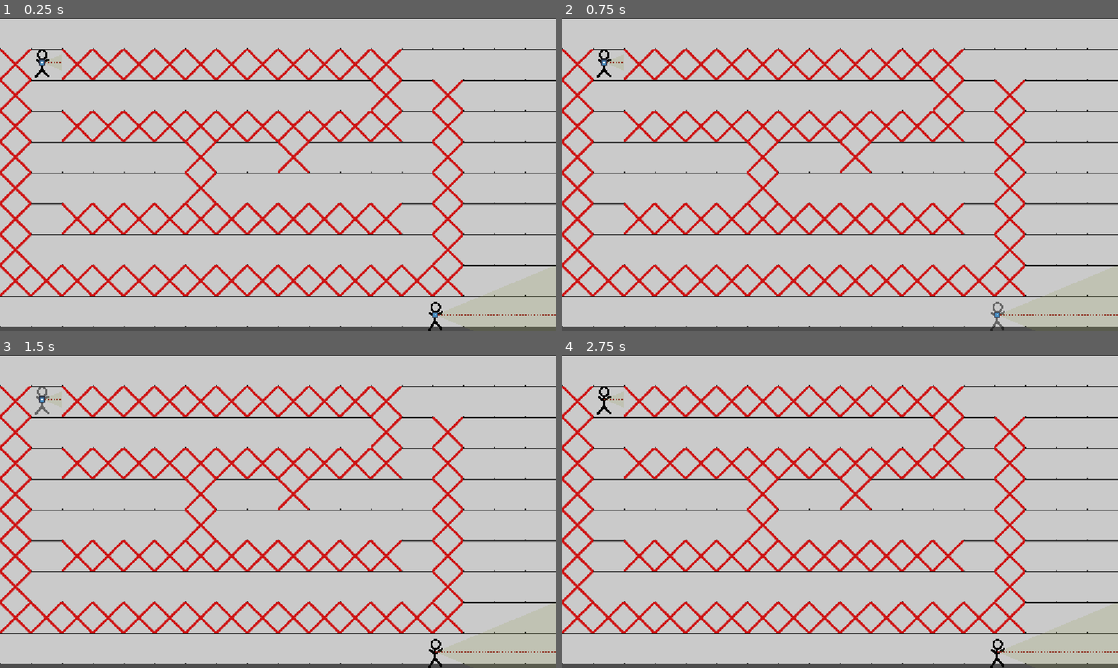
Above: before the commit, frames 1-4 (two rows, left to right).
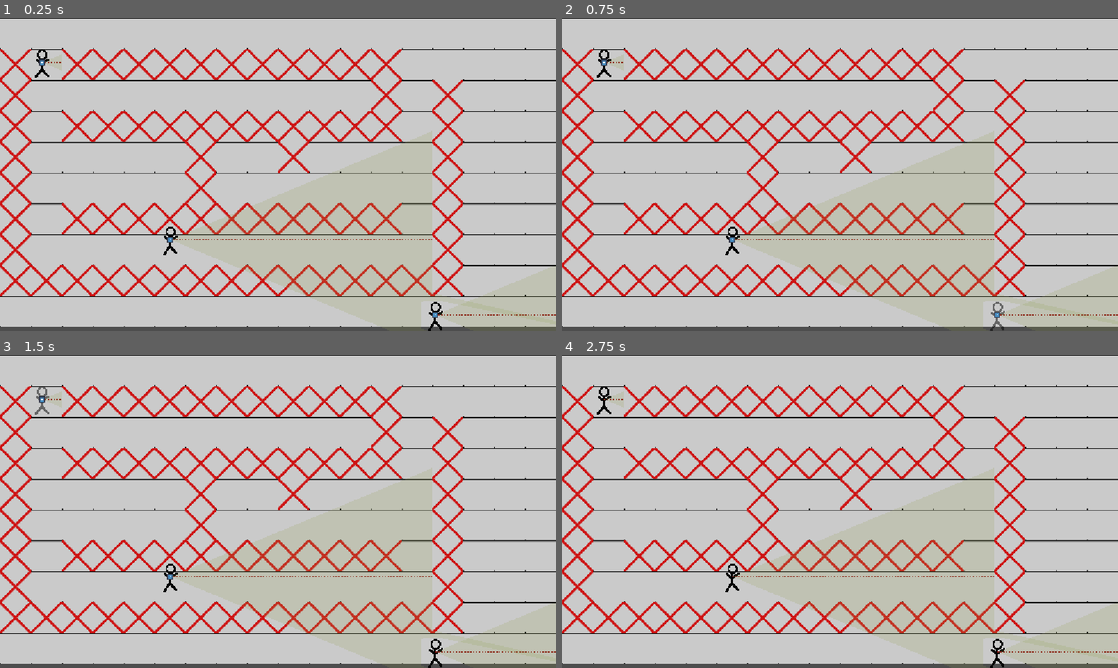
Above: after the commit, the same moments.

Repository: NevenIlincic/Tactical_Move
Game: Godot game, scene res://Scenes/Test_Scene.tscn
Two runs of this game, one before a commit and one after it. Both use one fixed random seed, a clock stepped at 60 frames per second and the inputs below. The engine's default icon, where the game draws it, is replaced by a stand-in: a white triangle on a blue panel in a dark square.
Inputs (mouse positions are in pixels of both pictures, inside the frame that each line leads up to):
- Up to frame 1 (0.25 s): no input
- Up to frame 2 (0.75 s): tap Enter at 0.5 s; move the mouse to (995, 315) at 0.52 s; press the mouse at (995, 315) at 0.53 s
- Up to frame 3 (1.5 s): tap W (reset_look_at_path) at 1.25 s; move the mouse to (44, 398) at 1.27 s; release the mouse at (44, 398) at 1.28 s; click (44, 398) at 1.35 s
- Up to frame 4 (2.75 s): tap Q (reset_path) at 2 s; move the mouse to (895, 442) at 2.02 s; press the mouse at (895, 442) at 2.03 s; tap Space (move_confirm) at 2.1 s

The runs differ from the first frame. In frame 1, 1.3% of the frame differs, in the area x 29-81%, y 49-90%; in frame 2, 1.3%; in frame 3, 1.3%; in frame 4, 1.3%.

Commit message:
[ADD] Stat modifier pattern

Diff:
--- /dev/null
+++ b/Resources/Player_Stats/Medic_Stats.tres
@@ -0,0 +1,26 @@
+[gd_resource type="Resource" script_class="PlayerStats" format=3 uid="uid://ce0ee2xlg1js5"]
+
+[ext_resource type="Script" uid="uid://cp4iog725gtuq" path="res://Scripts/Player/player_stats.gd" id="1_m4nbd"]
+[ext_resource type="Script" uid="uid://bencr8mnns7ut" path="res://Scripts/Patterns/Stat/stat.gd" id="2_xq73l"]
+
+[sub_resource type="Resource" id="Resource_stuxa"]
+script = ExtResource("2_xq73l")
+base_value = 1000.0
+metadata/_custom_type_script = "uid://bencr8mnns7ut"
+
+[sub_resource type="Resource" id="Resource_ae2e2"]
+script = ExtResource("2_xq73l")
+base_value = 0.5
+metadata/_custom_type_script = "uid://bencr8mnns7ut"
+
+[sub_resource type="Resource" id="Resource_argnq"]
+script = ExtResource("2_xq73l")
+base_value = 350.0
+metadata/_custom_type_script = "uid://bencr8mnns7ut"
+
+[resource]
+script = ExtResource("1_m4nbd")
+speed = SubResource("Resource_argnq")
+reaction_time = SubResource("Resource_ae2e2")
+max_travel_distance = SubResource("Resource_stuxa")
+metadata/_custom_type_script = "uid://cp4iog725gtuq"
--- /dev/null
+++ b/Resources/Player_Stats/Regular_Soldier_Stats.tres
@@ -0,0 +1,26 @@
+[gd_resource type="Resource" script_class="PlayerStats" format=3 uid="uid://bqytja2sqng4q"]
+
+[ext_resource type="Script" uid="uid://cp4iog725gtuq" path="res://Scripts/Player/player_stats.gd" id="1_81ppm"]
+[ext_resource type="Script" uid="uid://bencr8mnns7ut" path="res://Scripts/Patterns/Stat/stat.gd" id="1_sf78t"]
+
+[sub_resource type="Resource" id="Resource_stuxa"]
+script = ExtResource("1_sf78t")
+base_value = 1000.0
+metadata/_custom_type_script = "uid://bencr8mnns7ut"
+
+[sub_resource type="Resource" id="Resource_ae2e2"]
+script = ExtResource("1_sf78t")
+base_value = 0.25
+metadata/_custom_type_script = "uid://bencr8mnns7ut"
+
+[sub_resource type="Resource" id="Resource_xq73l"]
+script = ExtResource("1_sf78t")
+base_value = 250.0
+metadata/_custom_type_script = "uid://bencr8mnns7ut"
+
+[resource]
+script = ExtResource("1_81ppm")
+speed = SubResource("Resource_xq73l")
+reaction_time = SubResource("Resource_ae2e2")
+max_travel_distance = SubResource("Resource_stuxa")
+metadata/_custom_type_script = "uid://cp4iog725gtuq"
--- /dev/null
+++ b/Resources/Weapon_Stats/Pistol_Stats.tres
@@ -0,0 +1,37 @@
+[gd_resource type="Resource" script_class="WeaponStats" format=3 uid="uid://ddj6vd6by3aw5"]
+
+[ext_resource type="Script" uid="uid://bencr8mnns7ut" path="res://Scripts/Patterns/Stat/stat.gd" id="1_eih0w"]
+[ext_resource type="Script" uid="uid://dh5netn8c2b4e" path="res://Scripts/Weapon/weapon_stats.gd" id="1_gr8ws"]
+
+[sub_resource type="Resource" id="Resource_mykrp"]
+script = ExtResource("1_eih0w")
+base_value = 3.0
+metadata/_custom_type_script = "uid://bencr8mnns7ut"
+
+[sub_resource type="Resource" id="Resource_sr62i"]
+script = ExtResource("1_eih0w")
+base_value = 10.0
+metadata/_custom_type_script = "uid://bencr8mnns7ut"
+
+[sub_resource type="Resource" id="Resource_jre2x"]
+script = ExtResource("1_eih0w")
+base_value = 1.0
+metadata/_custom_type_script = "uid://bencr8mnns7ut"
+
+[sub_resource type="Resource" id="Resource_tg3ak"]
+script = ExtResource("1_eih0w")
+metadata/_custom_type_script = "uid://bencr8mnns7ut"
+
+[sub_resource type="Resource" id="Resource_eih0w"]
+script = ExtResource("1_eih0w")
+base_value = 3.0
+metadata/_custom_type_script = "uid://bencr8mnns7ut"
+
+[resource]
+script = ExtResource("1_gr8ws")
+current_ammo = SubResource("Resource_mykrp")
+max_ammo_capacity = SubResource("Resource_eih0w")
+fire_rate = SubResource("Resource_jre2x")
+damage = SubResource("Resource_sr62i")
+hit_chance = SubResource("Resource_tg3ak")
+metadata/_custom_type_script = "uid://dh5netn8c2b4e"
--- /dev/null
+++ b/Resources/Weapon_Stats/m4a1_Rifle_Stats.tres
@@ -0,0 +1,37 @@
+[gd_resource type="Resource" script_class="WeaponStats" format=3 uid="uid://ttdsvtwhyg75"]
+
+[ext_resource type="Script" uid="uid://bencr8mnns7ut" path="res://Scripts/Patterns/Stat/stat.gd" id="1_gmncr"]
+[ext_resource type="Script" uid="uid://dh5netn8c2b4e" path="res://Scripts/Weapon/weapon_stats.gd" id="1_vr6nr"]
+
+[sub_resource type="Resource" id="Resource_eih0w"]
+script = ExtResource("1_gmncr")
+base_value = 10.0
+metadata/_custom_type_script = "uid://bencr8mnns7ut"
+
+[sub_resource type="Resource" id="Resource_tg3ak"]
+script = ExtResource("1_gmncr")
+base_value = 20.0
+metadata/_custom_type_script = "uid://bencr8mnns7ut"
+
+[sub_resource type="Resource" id="Resource_sr62i"]
+script = ExtResource("1_gmncr")
+base_value = 3.0
+metadata/_custom_type_script = "uid://bencr8mnns7ut"
+
+[sub_resource type="Resource" id="Resource_woesj"]
+script = ExtResource("1_gmncr")
+metadata/_custom_type_script = "uid://bencr8mnns7ut"
+
+[sub_resource type="Resource" id="Resource_jre2x"]
+script = ExtResource("1_gmncr")
+base_value = 10.0
+metadata/_custom_type_script = "uid://bencr8mnns7ut"
+
+[resource]
+script = ExtResource("1_vr6nr")
+current_ammo = SubResource("Resource_eih0w")
+max_ammo_capacity = SubResource("Resource_jre2x")
+fire_rate = SubResource("Resource_sr62i")
+damage = SubResource("Resource_tg3ak")
+hit_chance = SubResource("Resource_woesj")
+metadata/_custom_type_script = "uid://dh5netn8c2b4e"
--- a/Scenes/Test_Scene.tscn
+++ b/Scenes/Test_Scene.tscn
@@ -7,6 +7,11 @@
 [ext_resource type="PackedScene" uid="uid://y3pndfcq1kxo" path="res://Scenes/Enemy/Enemy.tscn" id="5_svcn8"]
 [ext_resource type="Script" uid="uid://cubw4ogrqm6po" path="res://Scripts/Weapon/weapon.gd" id="6_mykrp"]
 [ext_resource type="Script" uid="uid://bqnc1ha42r85" path="res://Scripts/Weapon/pistol.gd" id="7_88mxo"]
+[ext_resource type="Script" uid="uid://bmr38t2grjqqv" path="res://Scripts/Weapon/m4a1_rifle.gd" id="7_ltieu"]
+[ext_resource type="Resource" uid="uid://ddj6vd6by3aw5" path="res://Resources/Weapon_Stats/Pistol_Stats.tres" id="8_argnq"]
+[ext_resource type="Resource" uid="uid://ttdsvtwhyg75" path="res://Resources/Weapon_Stats/m4a1_Rifle_Stats.tres" id="8_yn6en"]
+[ext_resource type="Resource" uid="uid://bqytja2sqng4q" path="res://Resources/Player_Stats/Regular_Soldier_Stats.tres" id="9_88mxo"]
+[ext_resource type="Resource" uid="uid://ce0ee2xlg1js5" path="res://Resources/Player_Stats/Medic_Stats.tres" id="12_yn6en"]
 
 [sub_resource type="TileSetAtlasSource" id="TileSetAtlasSource_10mtb"]
 texture = ExtResource("2_mwjvy")
@@ -38,20 +43,19 @@
 [sub_resource type="RectangleShape2D" id="RectangleShape2D_fhwqp"]
 size = Vector2(64, 192)
 
-[sub_resource type="Resource" id="Resource_mykrp"]
-script = ExtResource("7_88mxo")
-current_ammo = 3
-max_ammo_capacity = 3
-fire_rate = 1.0
-damage = 10.0
-metadata/_custom_type_script = "uid://bqnc1ha42r85"
+[sub_resource type="Resource" id="Resource_88mxo"]
+script = ExtResource("7_ltieu")
+weapon_stats = ExtResource("8_yn6en")
+metadata/_custom_type_script = "uid://bmr38t2grjqqv"
 
 [sub_resource type="Resource" id="Resource_argnq"]
 script = ExtResource("7_88mxo")
-current_ammo = 3
-max_ammo_capacity = 3
-fire_rate = 1.0
-damage = 10.0
+weapon_stats = ExtResource("8_argnq")
+metadata/_custom_type_script = "uid://bqnc1ha42r85"
+
+[sub_resource type="Resource" id="Resource_ofkpl"]
+script = ExtResource("7_88mxo")
+weapon_stats = ExtResource("8_argnq")
 metadata/_custom_type_script = "uid://bqnc1ha42r85"
 
 [node name="Node2D" type="Node2D" unique_id=1609049363 groups=["Level"]]
@@ -89,9 +93,17 @@
 [node name="Player" parent="." unique_id=1108589071 instance=ExtResource("4_10mtb")]
 position = Vector2(902, 615)
 current_engagement_rule = 4
-weapons = Array[ExtResource("6_mykrp")]([SubResource("Resource_mykrp")])
+weapons = Array[ExtResource("6_mykrp")]([SubResource("Resource_88mxo")])
+player_stats = ExtResource("9_88mxo")
 
 [node name="Player2" parent="." unique_id=811757841 instance=ExtResource("4_10mtb")]
 position = Vector2(87, 92)
 current_engagement_rule = 2
 weapons = Array[ExtResource("6_mykrp")]([SubResource("Resource_argnq")])
+player_stats = ExtResource("12_yn6en")
+
+[node name="Player3" parent="." unique_id=1822283585 instance=ExtResource("4_10mtb")]
+position = Vector2(353, 459)
+current_engagement_rule = 2
+weapons = Array[ExtResource("6_mykrp")]([SubResource("Resource_ofkpl")])
+player_stats = ExtResource("9_88mxo")
--- a/Scripts/Line/player_path_line.gd
+++ b/Scripts/Line/player_path_line.gd
@@ -2,9 +2,9 @@
 
 var MAX_LENGTH: float = 1000.0
 
-func check_can_add_point(point: Vector2) -> bool:
+func check_can_add_point(point: Vector2, max_length: float) -> bool:
 	var line_length: float = _get_line_length()
 	var new_line_length: float = line_length + point.distance_to(points[-1])
-	if new_line_length < MAX_LENGTH:
+	if new_line_length < max_length:
 		return true
 	return false
--- /dev/null
+++ b/Scripts/Patterns/Stat/stat.gd
@@ -0,0 +1,29 @@
+class_name Stat
+extends Resource
+
+@export var base_value: float
+var modifiers: Array[StatModifier] = []
+
+func _init(p_base_value: float = 0.0):
+	base_value = p_base_value
+
+#Racuna vrednost na osnovu modifikatora koje sadrzi
+func get_value() -> float:
+	var final_value = base_value
+	var percent_sum = 0.0
+
+	for mod in modifiers:
+		if mod.type == StatModifier.Type.FLAT:
+			final_value += mod.value
+		elif mod.type == StatModifier.Type.PERCENT:
+			percent_sum += mod.value
+
+	final_value *= (1.0 + percent_sum)
+
+	return max(0.0, final_value)
+
+func add_modifier(mod: StatModifier):
+	modifiers.append(mod)
+
+func remove_modifiers_from_source(source_obj: Object):
+	modifiers = modifiers.filter(func(mod): return mod.source != source_obj)
--- /dev/null
+++ b/Scripts/Patterns/Stat/stat_modifier.gd
@@ -0,0 +1,16 @@
+class_name StatModifier
+extends Resource
+
+enum Type {
+	FLAT,
+	PERCENT
+}
+
+var value: float
+var type: Type
+var source: Object #Player, Weapon
+
+func _init(p_value: float, p_type: Type, p_source: Object = null):
+	value = p_value
+	type = p_type
+	source = p_source
--- /dev/null
+++ b/Scripts/Patterns/State/Weapon_State/weapon_shooting_state.gd
@@ -0,0 +1,21 @@
+class_name WeaponShootState extends WeaponState
+
+var fire_timer: float
+
+func enter(weapon: Weapon):
+	current_weapon = weapon
+	fire_timer = 0.0
+
+func update(delta: float):
+	if current_weapon.weapon_stats.current_ammo.get_value() <= 0:
+		current_weapon.change_weapon_state(WeaponReloadState.new())
+		return
+	fire_timer -= delta
+	if fire_timer <= 0.0:
+		shoot_target()
+		fire_timer = 1.0 / current_weapon.weapon_stats.fire_rate.get_value()
+
+func shoot_target():
+	current_weapon.weapon_stats.current_ammo.base_value -= 1.0
+	current_weapon.enemy_to_shoot.HP -= current_weapon.weapon_stats.damage.get_value()
+	print("NEPRIJATELJ POGODJEN: ", current_weapon.enemy_to_shoot.HP)
--- a/Scripts/Player/player.gd
+++ b/Scripts/Player/player.gd
@@ -13,7 +13,6 @@
 ####PLAYER MOVES
 var num_available_steps: int = 50
 var num_steps_to_do: int = 0
-const SPEED: float = 250
 var is_enemy_spotted: bool = false
 @onready var look_at_position_sprite: Sprite2D = $Look_At_Position_Sprite
 var initial_point: Vector2
@@ -33,7 +32,6 @@
 #VISION (FOW)
 @onready var vision_polygon: PlayerVision = $Vision_Polygon
 
-var ray_index: int
 var rays: Array[RayCast2D] = []
 var point_to_look
 
@@ -43,7 +41,7 @@
 
 @export var weapons: Array[Weapon]
 @export var current_weapon: Weapon
-
+@export var player_stats: PlayerStats
 
 func _ready() -> void:
 	player_path.append(global_position)
@@ -63,7 +61,6 @@
 
 #Checks if player is in his finished state
 func is_in_finished_state():
-	return false
 	return not is_player_walking() and not has_enemies_in_sight()
 
 func set_up_lines_data():
@@ -169,7 +166,7 @@
 	if len(player_path) > 1:
 		for target_position in player_path:
 			var distance = current_position.distance_to(target_position)
-			var duration = distance / SPEED
+			var duration = distance / player_stats.speed.get_value()
 			tween.tween_property(self, "global_position", target_position, duration)
 
 			current_position = target_position
@@ -181,7 +178,7 @@
 	player_look_at_line.reset_path()
 	#num_available_steps -= num_steps_to_do
 	await _move()
-	_on_move_finished()
+	_on_actions_finished()
 
 var rotation_tween: Tween
 var move_tween: Tween
@@ -196,7 +193,7 @@
 	if rotation_tween and rotation_tween.is_valid():
 		await rotation_tween.finished
 
-func _on_move_finished():
+func _on_actions_finished():
 	is_walking = false
 	player_path.clear()
 	point_to_look = null
@@ -212,7 +209,7 @@
 
 ##PATH_LINE
 func add_point_to_path(point: Vector2) -> void:
-	if player_path_line.check_can_add_point(point):
+	if player_path_line.check_can_add_point(point, player_stats.max_travel_distance.get_value()):
 		player_path_line.add_point(point)
 		player_path.append(point)
 
--- /dev/null
+++ b/Scripts/Player/player_stats.gd
@@ -0,0 +1,6 @@
+class_name PlayerStats
+extends Resource
+
+@export var speed: Stat
+@export var reaction_time: Stat
+@export var max_travel_distance: Stat
--- a/Scripts/State/Weapon_State/weapon_shooting_state.gd
+++ /dev/null
@@ -1,24 +0,0 @@
-class_name WeaponShootState extends WeaponState
-
-var fire_timer: float
-
-func enter(weapon: Weapon):
-	current_weapon = weapon
-	fire_timer = 0.0
-
-func update(delta: float):
-	if current_weapon.current_ammo <= 0:
-		current_weapon.change_weapon_state(WeaponReloadState.new())
-		return
-	fire_timer -= delta
-	if fire_timer <= 0.0:
-		shoot_target()
-		fire_timer = 1.0 / current_weapon.fire_rate
-
-func check_has_ammo():
-	if current_weapon.current_ammo <= 0:
-		current_weapon.change_weapon_state(WeaponReloadState.new())
-func shoot_target():
-	current_weapon.current_ammo -= 1
-	current_weapon.enemy_to_shoot.HP -= current_weapon.damage
-	print("NEPRIJATELJ POGODJEN: ", current_weapon.enemy_to_shoot.HP, " ", current_weapon.weapon_state is WeaponShootState)
--- a/Scripts/Weapon/weapon.gd
+++ b/Scripts/Weapon/weapon.gd
@@ -1,12 +1,7 @@
 class_name Weapon
 extends Resource
 
-@export var current_ammo: int
-@export var max_ammo_capacity: int
-@export var fire_rate: float
-@export var damage: float
-@export var hit_chance: float
-
+@export var weapon_stats: WeaponStats
 var weapon_owner: Player
 var weapon_state: WeaponState
 var enemy_to_shoot: Enemy
--- /dev/null
+++ b/Scripts/Weapon/weapon_stats.gd
@@ -0,0 +1,8 @@
+class_name WeaponStats
+extends Resource
+
+@export var current_ammo: Stat
+@export var max_ammo_capacity: Stat
+@export var fire_rate: Stat
+@export var damage: Stat
+@export var hit_chance: Stat
Not shown, added: Scripts/Patterns/Stat/stat.gd.uid
Not shown, added: Scripts/Patterns/Stat/stat_modifier.gd.uid
Renamed: Scripts/State/Level_State/action_state.gd -> Scripts/Patterns/State/Level_State/action_state.gd
Renamed: Scripts/State/Level_State/action_state.gd.uid -> Scripts/Patterns/State/Level_State/action_state.gd.uid
Renamed: Scripts/State/Level_State/player_move_set_state.gd -> Scripts/Patterns/State/Level_State/player_move_set_state.gd
Renamed: Scripts/State/Level_State/player_move_set_state.gd.uid -> Scripts/Patterns/State/Level_State/player_move_set_state.gd.uid
Renamed: Scripts/State/Level_State/state.gd -> Scripts/Patterns/State/Level_State/state.gd
Renamed: Scripts/State/Level_State/state.gd.uid -> Scripts/Patterns/State/Level_State/state.gd.uid
Renamed: Scripts/State/Weapon_State/weapon_idle_state.gd -> Scripts/Patterns/State/Weapon_State/weapon_idle_state.gd
Renamed: Scripts/State/Weapon_State/weapon_idle_state.gd.uid -> Scripts/Patterns/State/Weapon_State/weapon_idle_state.gd.uid
Renamed: Scripts/State/Weapon_State/weapon_reloading_state.gd -> Scripts/Patterns/State/Weapon_State/weapon_reloading_state.gd
Renamed: Scripts/State/Weapon_State/weapon_reloading_state.gd.uid -> Scripts/Patterns/State/Weapon_State/weapon_reloading_state.gd.uid
(and 19 more such lines)
